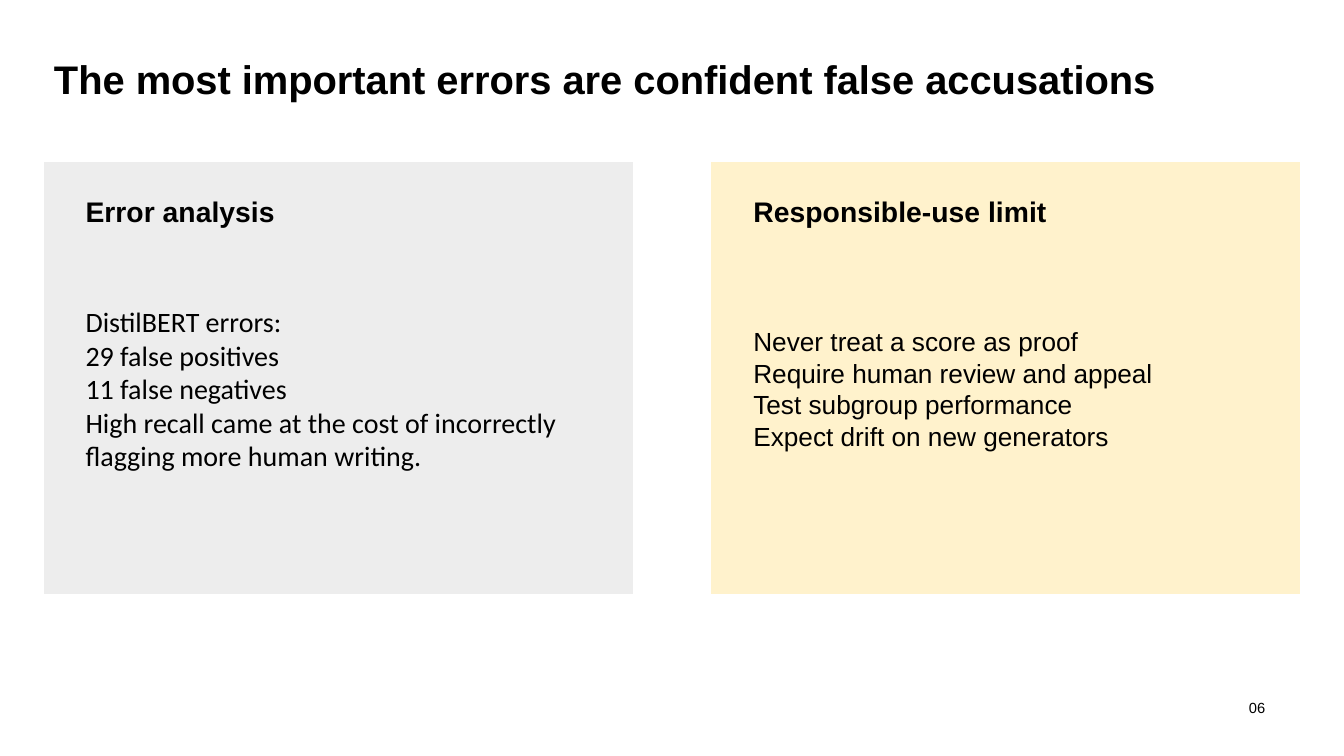
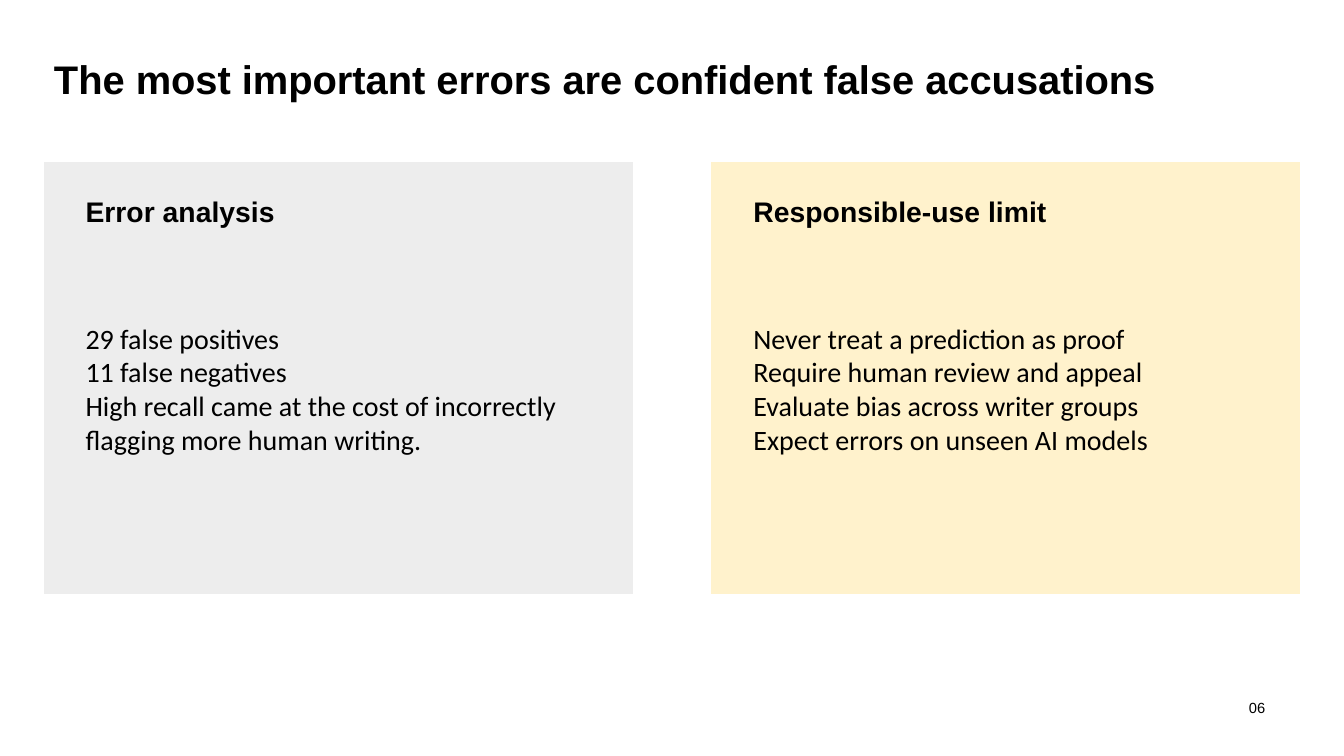
Before and after one commit to sthapanavichet/nlp_final_project, a slide deck: slide 6 of Presentation/Presentation.pptx. Drawn at 1344x756 pixels with LibreOffice and Linux fonts; fonts in the diff are those of the drawing. Boxes give left, top, right and bottom in pixels: in the first picture for what was removed or moved away, otherwise in the second. Text is boxed around its words. In the diff, an @@ line names an element or a change of style, - is before the commit and + after.

```diff
--- a/Presentation/Presentation.pptx
+++ b/Presentation/Presentation.pptx
@@ text at (x1=86, y1=329, x2=286, y2=387): text changed @@
-DistilBERT errors:
-29 false positives
-11 false negatives
+29 false positives
+11 false negatives
@@ text at (x1=753, y1=329, x2=1148, y2=455): text changed; size 18.8 to 20 pt; font Arial to Calibri @@
-Never treat a score as proof
-Require human review and appeal
-Test subgroup performance
-Expect drift on new generators
+Never treat a prediction as proof
+Require human review and appeal
+Evaluate bias across writer groups
+Expect errors on unseen AI models
```
Also in this commit, not shown: 2 other files.
